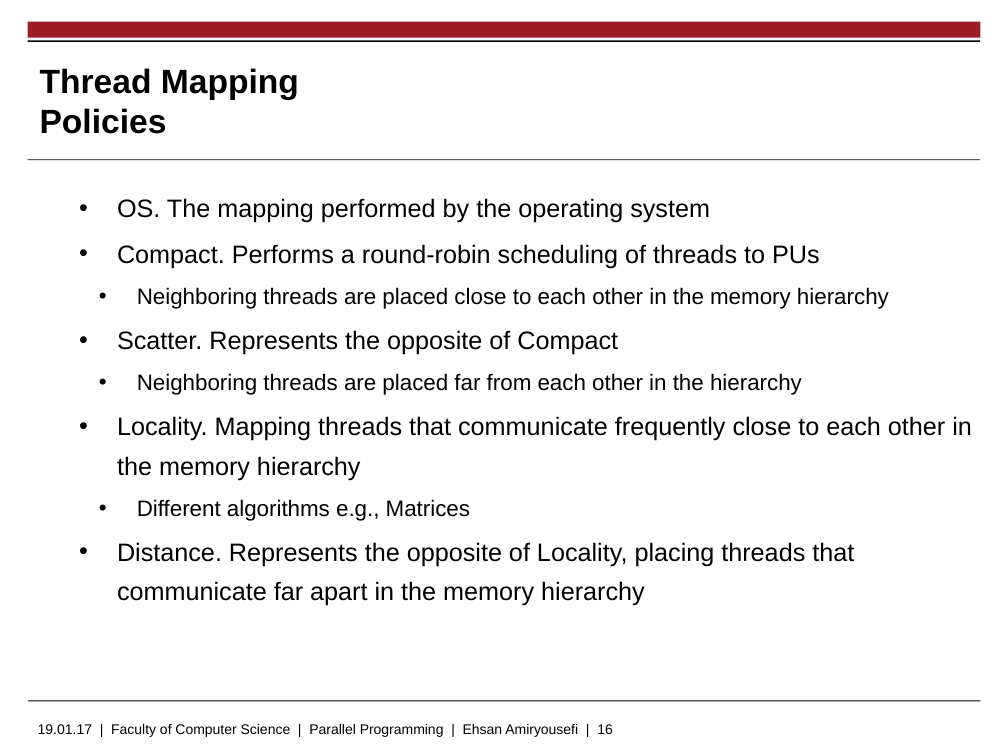
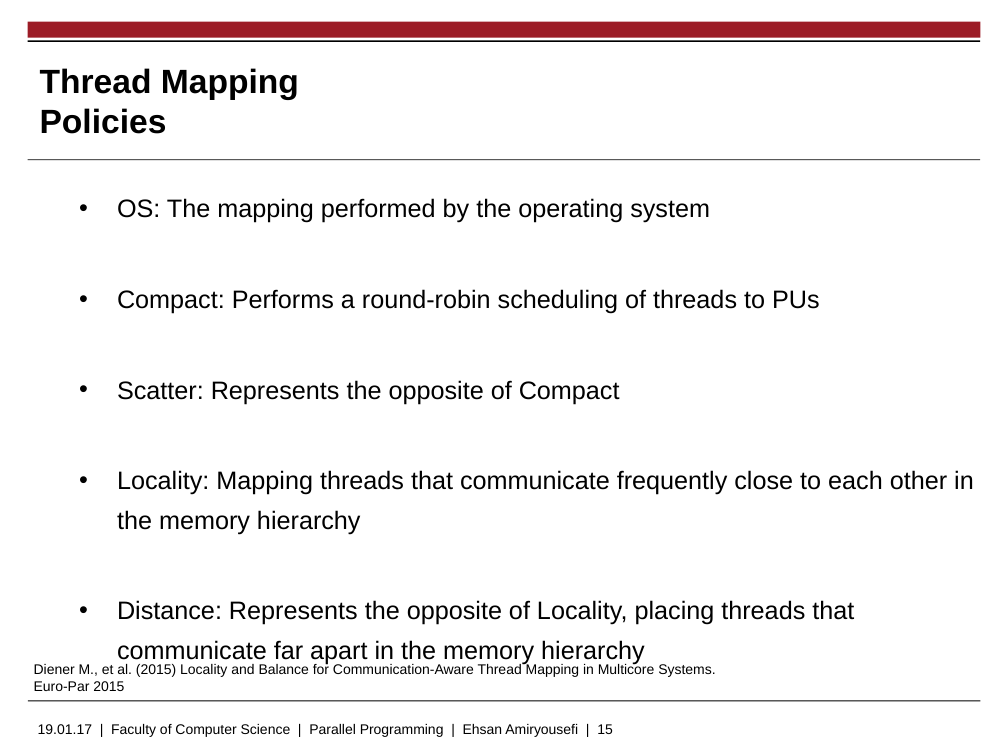
Before and after one commit to EhsanAmiryousefi/MasterThesis, a slide deck: slide 15 of Presentations/Proposal.pptx (slide 16 before the commit). Drawn at 1008x756 pixels with LibreOffice and Linux fonts; fonts in the diff are those of the drawing; background and template pictures are left out. Boxes give left, top, right and bottom in pixels: in the first picture for what was removed or moved away, otherwise in the second. Text is boxed around its words. In the diff, an @@ line names an element or a change of style, - is before the commit and + after.

```diff
--- a/Presentations/Proposal.pptx
+++ b/Presentations/Proposal.pptx
@@ text at box(117, 198, 974, 664): text changed @@
-    • OS. The mapping performed by the operating system
-    • Compact. Performs a round-robin scheduling of threads to PUs
-      • Neighboring threads are placed close to each other in the memory hierarchy
-    • Scatter. Represents the opposite of Compact
-      • Neighboring threads are placed far from each other in the hierarchy
-    • Locality. Mapping threads that communicate frequently close to each other in the memory hierarchy
-      • Different algorithms e.g., Matrices
-    • Distance. Represents the opposite of Locality, placing threads that communicate far apart in the memory hierarchy
+    • OS: The mapping performed by the operating system
+    • Compact: Performs a round-robin scheduling of threads to PUs
+    • Scatter: Represents the opposite of Compact
+    • Locality: Mapping threads that communicate frequently close to each other in the memory hierarchy
+    • Distance: Represents the opposite of Locality, placing threads that communicate far apart in the memory hierarchy
@@ text added at box(34, 663, 715, 691), 10 pt, text #000000 @@
+Diener M., et al. (2015) Locality and Balance for Communication-Aware Thread Mapping in Multicore Systems. Euro-Par 2015
@@ text at box(38, 724, 613, 737): text changed @@
-19.01.17 | Faculty of Computer Science | Parallel Programming | Ehsan Amiryousefi | 16
+19.01.17 | Faculty of Computer Science | Parallel Programming | Ehsan Amiryousefi | 15
```
Also in this commit, not shown: 9 other slides changed, 1 slide removed.
